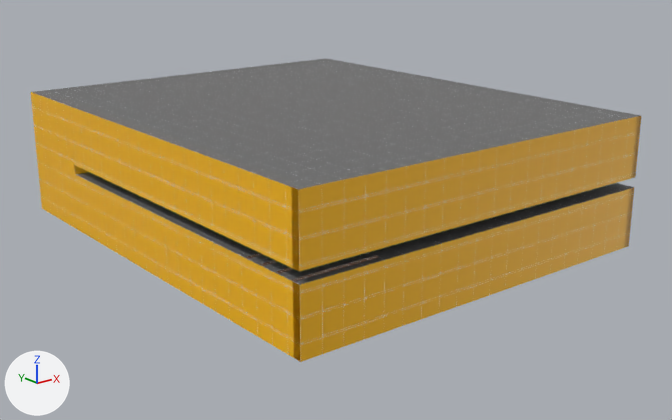
The Blender file Blends/level-1-depository.blend: old version first, new version second.
Camera for both pictures: a 50 mm lens placed at (-28.1, -36.7, 15.3), pointed at (0.3, -1.1, 1.1). Arrows for +X, +Y and +Z are at lower left; the lights stay in place.

The first picture shows 'level-1-depository'.
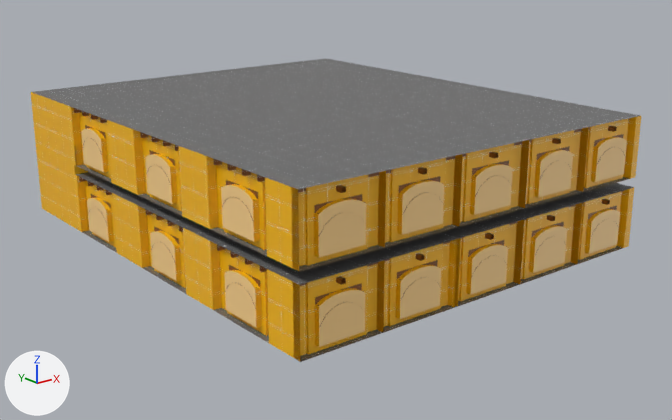
Changed parts and their boxes [x1, y1, x2, y2] in the pictures (672 x 420 px):
part 1 of me_level_1_depository, built on: before [69, 106, 641, 362]; after [69, 106, 300, 361]
part 2 of me_level_1_depository, surface changed: [32, 99, 641, 285] in both
'kit-window-4m.005', unchanged, uncovered by the edit: before [291, 187, 299, 271]; after [291, 171, 386, 271]
'kit-window-4m.025', unchanged, uncovered by the edit: before [293, 282, 300, 360]; after [293, 260, 385, 361]
'kit-window-4m.004', unchanged, uncovered by the edit: after [378, 155, 462, 247]
'kit-window-4m.024', unchanged, uncovered by the edit: after [377, 241, 459, 332]

Diff of the bpy script that builds the scene:
```diff
--- a/Blends/level-1-depository.blend.py
+++ b/Blends/level-1-depository.blend.py
@@ img_pt_fence_png @@
+img_pt_fence_png = load_image('pt-fence.png', '../Placeholder Textures/Textures/pt-fence.png', 1024, 1024, 'sRGB')
@@ mat_fence @@
+mat_fence = principled_material('fence')
+mat_fence.texture = img_pt_fence_png
@@ me_level_1_depository @@
 # used by ob_level_1_depository; location = (0.0, 0.0, 0.0)
-me_level_1_depository.from_pydata(...)  # 249 vertices, 136 faces; spans x -10.0..10.0, y -12.0..12.0, z 0.0..6.5
+me_level_1_depository.from_pydata(...)  # 296 vertices, 150 faces; spans x -10.0..10.0, y -12.0..12.0, z 0.0..6.5
+# me_level_1_depository part 1
+# 9 vertices are removed from x -5.5..10.0, y -12.0..12.0, z 0.0..6.5
+# 11 faces are deleted
+# 30 vertices are added at x -10.0..-2.0, y -10.0..12.0, z 0.0..6.5
+# 10 new vertices lie (0.0, 0.0, 3.0) away from vertices in x -10.0..-2.0, y -6.0..12.0, z 0.0..3.5
+# 8 new vertices lie (0.0, 0.0, 2.0) away from vertices in x -10.0..-2.1, y -4.0, z 0.0
+# 8 new vertices lie (0.0, 0.0, 1.0) away from vertices in x -10.0..-2.1, y -4.0, z 2.0
+# 15 new faces join them, mat_brick (picture img_pt_wall_png)
+# 10 new faces join them, mat_fence (picture img_pt_fence_png)
+# me_level_1_depository part 2: 125 kept faces spanning x -10.0..10.0, y -12.0..12.0, z 0.0..6.5 get new texture (UV) coordinates
 me_level_1_depository.materials.append(mat_floor)
 me_level_1_depository.materials.append(mat_brick)
+me_level_1_depository.materials.append(mat_fence)  # picture img_pt_fence_png
```
